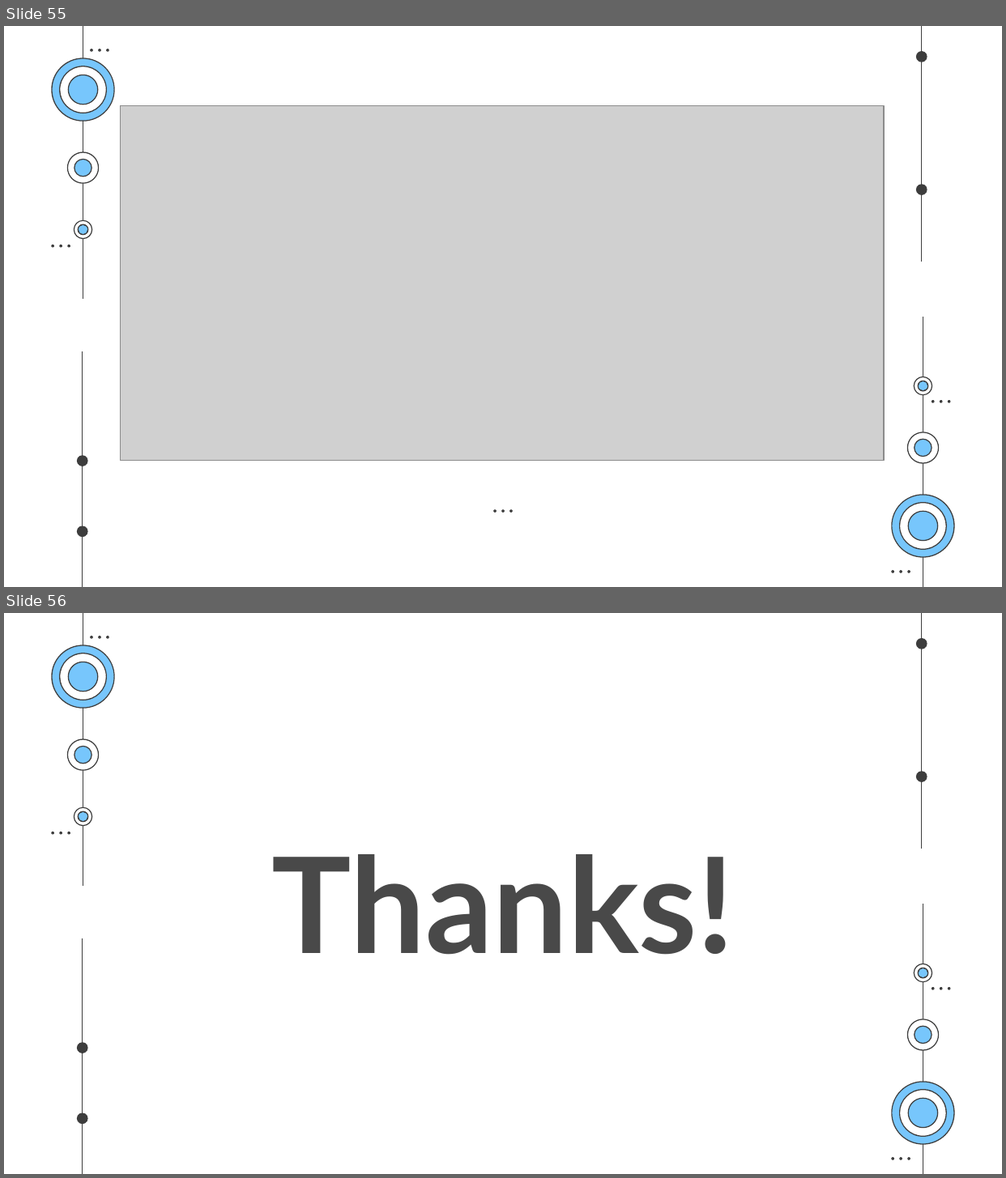
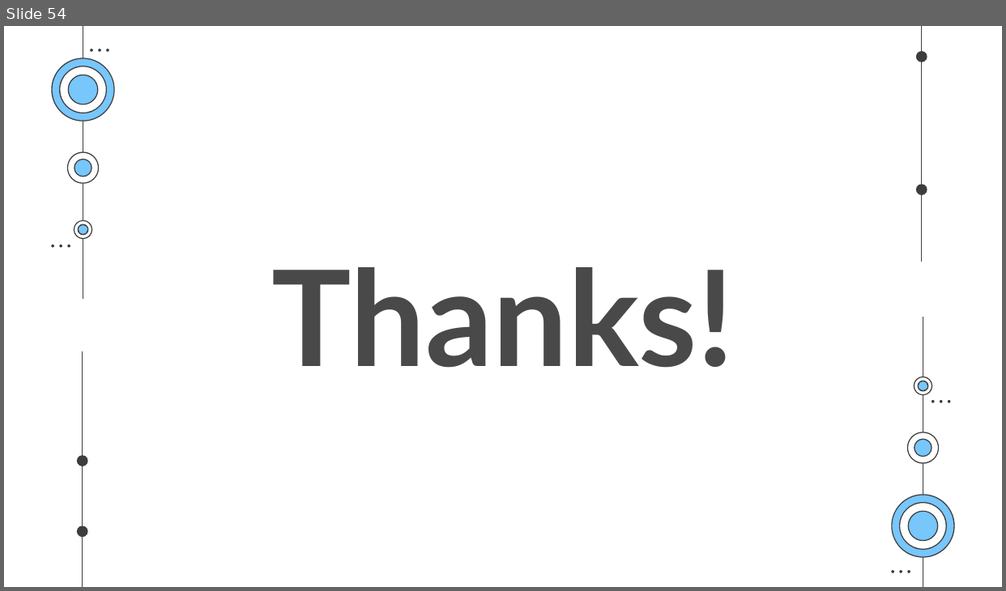
Before and after one commit to SaurabhYadav388/misc_works, a slide deck: Cloud_PPT/Knowledge Sharing PPT.pptx. Shown one above the other, each under a label of ours: slides 55 and 56 before the commit, slide 54 after it. The pictures are 1006x1178 and 1006x591 pixels, drawn with LibreOffice and Linux fonts; fonts in the diff are those of the drawing; grey boxes stand for pictures. Boxes give left, top, right and bottom in pixels: in the first picture for what was removed or moved away, otherwise in the second. Text is boxed around its words. In the diff, an @@ line names an element or a change of style, - is before the commit and + after.

```diff
--- a/Cloud_PPT/Knowledge Sharing PPT.pptx
+++ b/Cloud_PPT/Knowledge Sharing PPT.pptx
@@ slide 55 removed at bbox=[4, 26, 1002, 587], background #FFFFFF; not listed: 48 template elements that a slide beside it also shows @@
@@ picture removed at bbox=[121, 106, 884, 461] @@
@@ ellipse removed at bbox=[493, 510, 496, 513] @@
@@ ellipse removed at bbox=[502, 510, 505, 513] @@
@@ ellipse removed at bbox=[510, 510, 513, 513] @@
@@ what was slide 56 is now slide 54 @@
```
Also in this commit, not shown: 4 slides changed, 1 slide added, 2 other slides removed.
